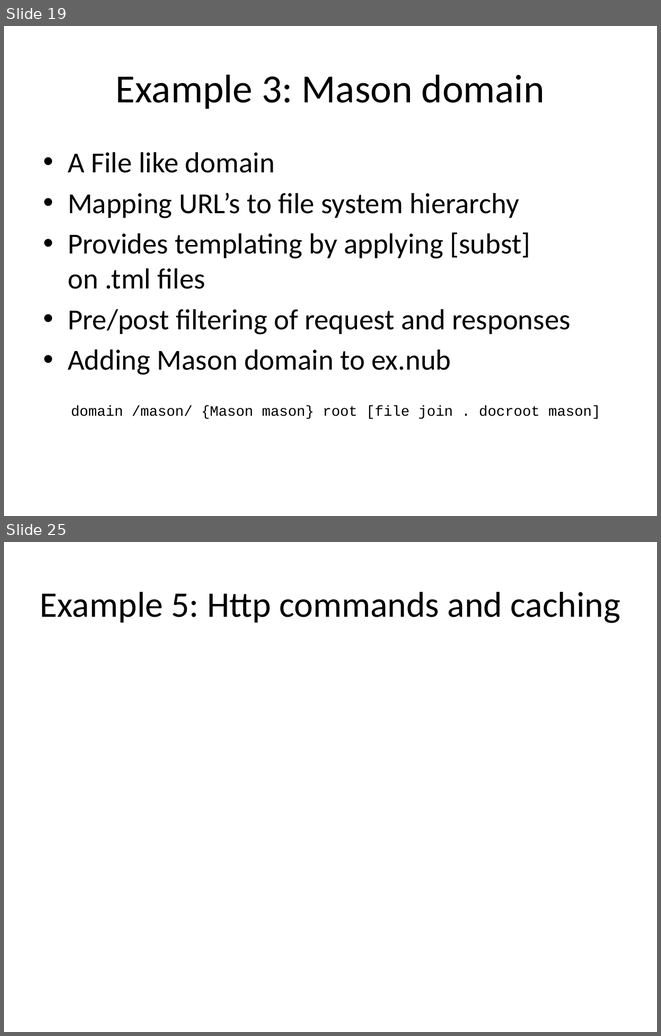
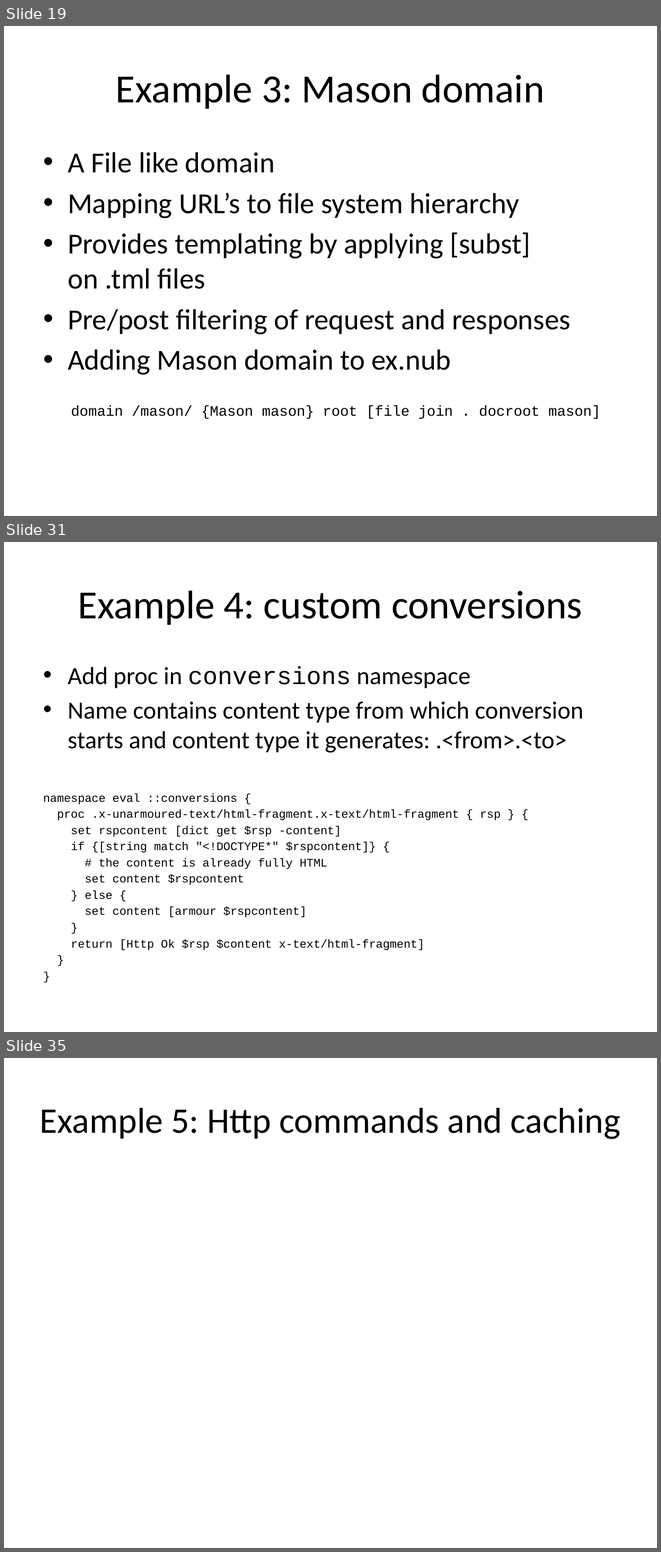
Before and after one commit to jdc8/wubwikit, a slide deck: wubexamples/Lets_Wub.pptx. Shown one above the other, each under a label of ours: slides 19 and 25 before the commit, slides 19, 31 and 35 after it; the slides between them are not shown. The pictures are 661x1036 and 661x1552 pixels, drawn with LibreOffice and Linux fonts; fonts in the diff are those of the drawing; background and template pictures are left out. Boxes give left, top, right and bottom in pixels: in the first picture for what was removed or moved away, otherwise in the second. Text is boxed around its words. In the diff, an @@ line names an element or a change of style, - is before the commit and + after.

```diff
--- a/wubexamples/Lets_Wub.pptx
+++ b/wubexamples/Lets_Wub.pptx
@@ slide 31 added at [4, 542, 657, 1032], background #FFFFFF @@
@@ title added at [78, 590, 582, 625], 44 pt, text #000000 @@
+Example 4: custom conversions
@@ text added at [43, 667, 584, 950], 12.8 pt, text #000000 @@
+• Add proc in conversions namespace
+• Name contains content type from which conversion starts and content type it generates: .<from>.<to>
+namespace eval ::conversions {
+proc .x-unarmoured-text/html-fragment.x-text/html-fragment { rsp } {
+set rspcontent [dict get $rsp -content]
+if {[string match "<!DOCTYPE*" $rspcontent]} {
+# the content is already fully HTML
+set content $rspcontent
+} else {
+set content [armour $rspcontent]
+}
+return [Http Ok $rsp $content x-text/html-fragment]
+}
+}
@@ what was slide 25 is now slide 35 @@
```
Also in this commit, not shown: 6 slides changed, 9 other slides added.
